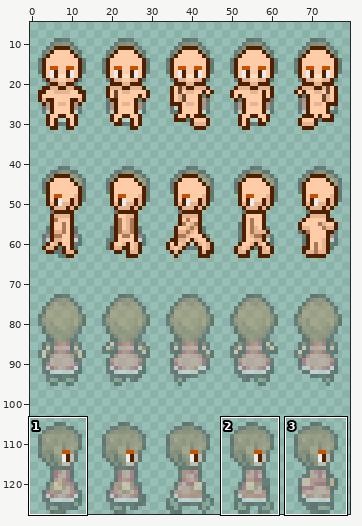
Two versions of one pixel-art file, 1.2 Art Team/General Assets/Walk Frames/WalkFramesTemplateNPC.aseprite. Above: a wide view before the commit, with the close-up outlined.
Close-up. Before the edit:
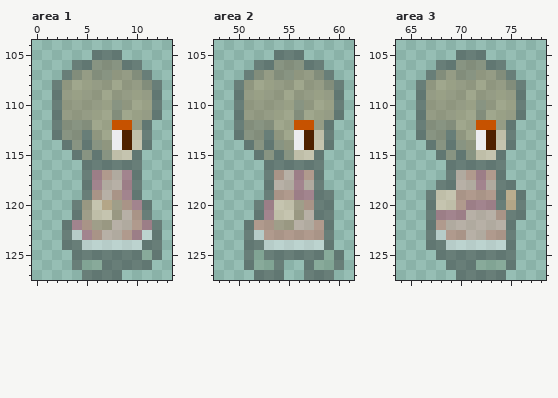
80x128 pixels, 1 frame. Shown: area 1: x 0..13, y 104..127; area 2: x 48..61, y 104..127; area 3: x 64..78, y 104..127. The wide view leaves out empty margins. The commit also changed other parts of the picture, which this record leaves out.
The same view after the edit:
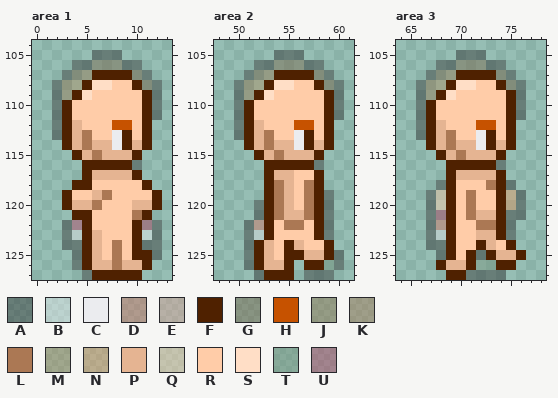
Palette (. is transparent): A #30303073  B #ebecef73  C #ebecef  D #cf6f5e73  E #dfa09573  F #4f2100  G #78604573  H #c65200  J #94734c73  K #ab785473  L #ab7854  M #ac8a5d73  N #e7985f73  P #e5b492  Q #ffcca873  R #ffcca8  S #ffdec6  T #77927b73  U #b13e5f73
From old to new:
Area 1, layer "Layer 2":
y 107: x 6..9 GGJJ -> FFFF
y 108: x 5..10 MJJMJJ -> FSSRRF
y 109: x 4..11 MJJMJJMJ -> FSRRRRRF
y 110: x 3..11 JJJJMGJMM -> FRRRRRRRF
y 111: x 3..11 JJJMMGMMJ -> FRRRRRRRF
y 112: x 3..7 GGGMM -> FPRRR; x 10..11 JA -> RF
y 113: x 3..7 GGAJM -> FPLRR; x 10..11 QA -> RF
y 114: x 3..7 AGAGJ -> FPLPP; x 10..11 QA -> PF
y 115: x 4..10 AGAGQQA -> FPLPPPF
y 116: x 5..9 AAAAA -> FFFFF
y 117: x 5..10 AUDEUA -> FPPPPF
y 118: x 4..11 .AUEEUA. -> FFRRRRRF
y 119: x 3..12 ..ADEDUA.. -> FRRPLRRRRF
y 120: x 3..12 .AKQNKDUA. -> FPPLRRRPPF
y 121: x 4..11 AKQQKEDA -> FFRRRRLF
y 122: x 5..10 DKKEED -> FRRRRF
y 123: x 5..10 UDEEDU -> FPRRRF
y 124: x 5..10 BBBBBB -> FPRLRF
y 125: x 5..11 AAAAAAT -> FPRLRFF
y 126: x 5..11 TTAAAAA -> FPPLPPF
y 127: x 6..10 AAA.. -> FFFFF
Area 2, layer "Layer 2":
y 107: x 54..57 GGJJ -> FFFF
y 108: x 53..58 MJJMJJ -> FSSRRF
y 109: x 52..59 MJJMJJMJ -> FSRRRRRF
y 110: x 51..59 JJJJMGJMM -> FRRRRRRRF
y 111: x 51..59 JJJMMGMMJ -> FRRRRRRRF
y 112: x 51..55 GGGMM -> FPRRR; x 58..59 JA -> RF
y 113: x 51..55 GGAJM -> FPLRR; x 58..59 QA -> RF
y 114: x 51..55 AGAGJ -> FPLPP; x 58..59 QA -> PF
y 115: x 52..58 AGAGQQA -> FPLPPPF
y 116: x 53..57 AAAAA -> FFFFF
y 117: x 53..58 ADEUDA -> FPPRRF
y 118: x 53..58 AEEUEA -> FLPRLF
y 119: x 53..58 ADDUUA -> FLPRLF
y 120: x 53..58 UQQKDA -> FLPRLF
y 121: x 53..58 UQQKEA -> FLPPLF
y 122: x 53..58 DKKEED -> FRLLRF
y 123: x 53..58 DDDDDD -> FRRRRF
y 124: x 52..59 ABBBBBBA -> FPRFPRRF
y 125: x 52..59 TAAAAAAT -> FPRFFPPF
y 126: x 52..55 TTA. -> FPPF; x 57..58 AT -> FF
y 127: x 53..55 AA. -> FFF
Area 3, layer "Layer 2":
y 107: x 70..73 GGJJ -> FFFF
y 108: x 69..74 MJJMJJ -> FSSRRF
y 109: x 68..75 MJJMJJMJ -> FSRRRRRF
y 110: x 67..75 JJJJMGJMM -> FRRRRRRRF
y 111: x 67..75 JJJMMGMMJ -> FRRRRRRRF
y 112: x 67..71 GGGMM -> FPRRR; x 74..75 JA -> RF
y 113: x 67..71 GGAJM -> FPLRR; x 74..75 QA -> RF
y 114: x 67..71 AGAGJ -> FPLPP; x 74..75 QA -> PF
y 115: x 68..74 AGAGQQA -> FPLPPPF
y 116: x 69..73 AAAAA -> FFFFF
y 117: x 69..74 AEDUDA -> FPPPPF
y 118: x 69..74 AEEUEA -> FRRRLF
y 119: x 69..74 QDDDDA -> FRLRRF
y 120: x 69..74 QDUUUA -> FRLRRF
y 121: x 69..74 UUEEED -> FRLPPF
y 122: x 69..74 EEEEEE -> FRRLLF
y 123: x 69..74 DDEEDD -> FRRPPF
y 124: x 69..75 BBBBBBA -> FRRFPRF
y 125: x 69..71 AAA -> FRF; x 73..76 AAA. -> FPPF
y 126: x 68..71 .AAA -> FPPF; x 74..75 TA -> FF
y 127: x 69..70 .A -> FF
Pixel boxes of the changes (left, top, right, bottom) in both close-ups:
changed: (62, 70, 162, 280)
changed: (244, 70, 334, 280)
changed: (426, 70, 526, 280)
